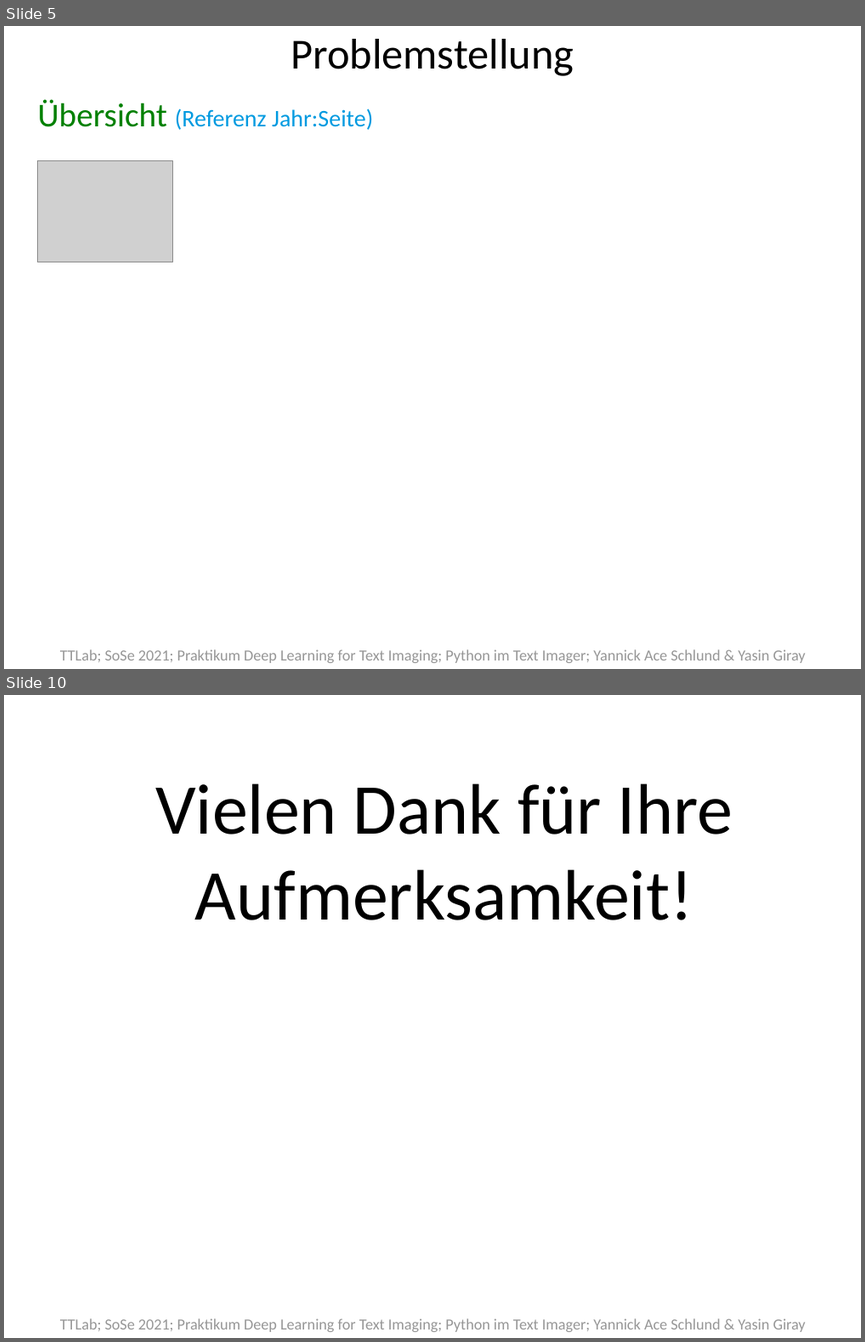
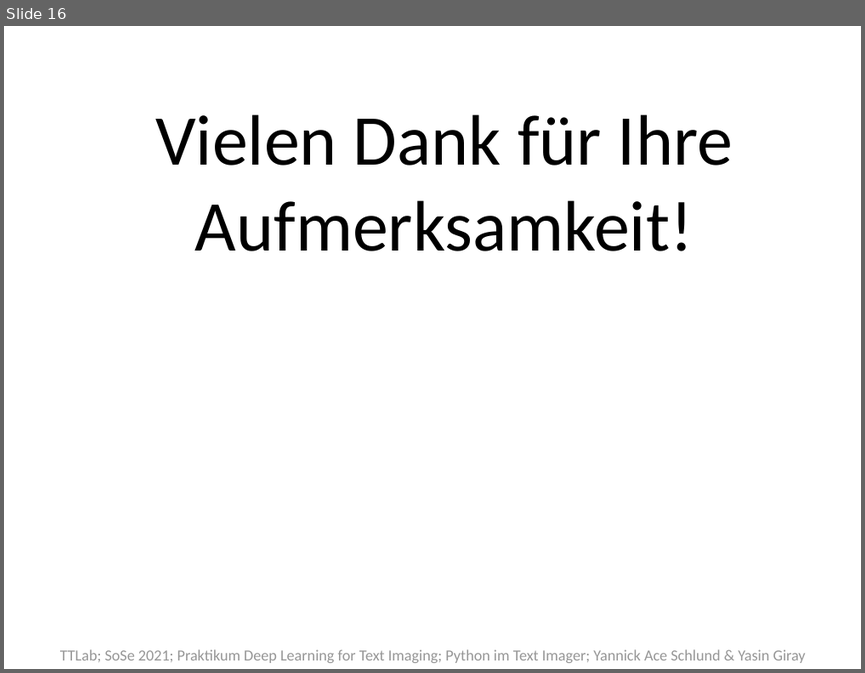
Before and after one commit to texttechnologylab/textimager-uima, a slide deck: Tex Docu/Präsi/Textimager PP.pptx. Shown one above the other, each under a label of ours: slides 5 and 10 before the commit, slide 16 after it; the slides between them are not shown. The pictures are 865x1342 and 865x673 pixels, drawn with LibreOffice and Linux fonts; fonts in the diff are those of the drawing; grey boxes stand for pictures. Boxes give left, top, right and bottom in pixels: in the first picture for what was removed or moved away, otherwise in the second. Text is boxed around its words. In the diff, an @@ line names an element or a change of style, - is before the commit and + after.

```diff
--- a/Tex Docu/Präsi/Textimager PP.pptx
+++ b/Tex Docu/Präsi/Textimager PP.pptx
@@ slide 5 removed at box(4, 26, 861, 669), background #FFFFFF; not listed: 1 template element that a slide beside it also shows @@
@@ title removed at box(290, 39, 574, 76) @@
-Problemstellung
@@ text removed at box(38, 99, 373, 130) @@
-Übersicht (Referenz Jahr:Seite)
@@ picture removed at box(37, 160, 173, 261) @@
@@ what was slide 10 is now slide 16 @@
```
Also in this commit, not shown: 8 slides changed, 7 slides added.
